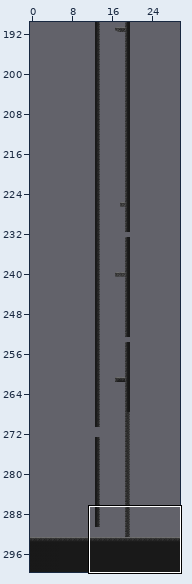
Tiled map -- tiled/levels/tree.tmx. Above: a wide view before the commit, with the close-up outlined.
Close-up. The starting point:
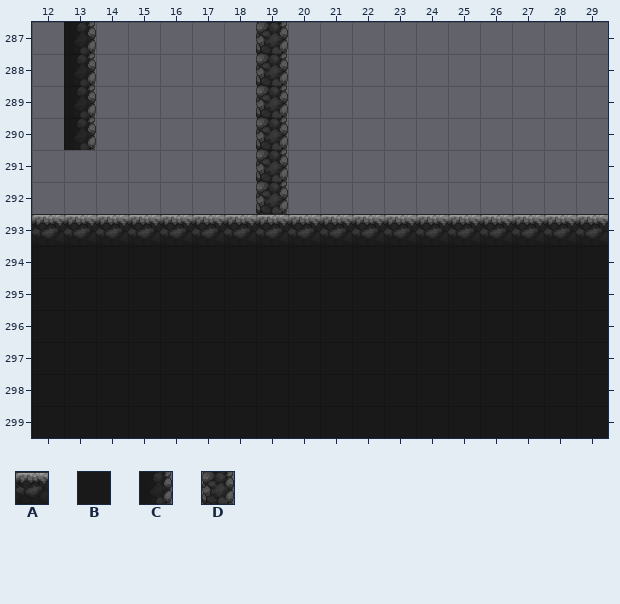
Cells are 32x32 px. Shown: x 12..29, y 287..299. The commit also changed other parts of the map, which this record leaves out.
Key: from "tiles": A 1, B 17, C 104, D 228.
_ is an empty cell.
Layers that did not change in this view are not listed.
Layer "Capa de patrones 1" before, first column x 12:
287 _C_____D__________
288 _C_____D__________
289 _C_____D__________
290 _C_____D__________
291 _______D__________
292 _______D__________
293 AAAAAAAAAAAAAAAAAA
294 BBBBBBBBBBBBBBBBBB
295 BBBBBBBBBBBBBBBBBB
296 BBBBBBBBBBBBBBBBBB
297 BBBBBBBBBBBBBBBBBB
298 BBBBBBBBBBBBBBBBBB
299 BBBBBBBBBBBBBBBBBB
After the commit:
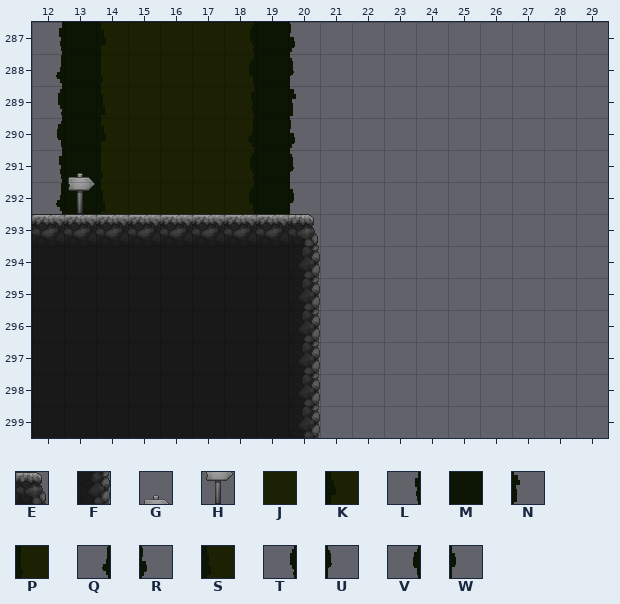
Further tiles: from "TX Tileset Ground": E 223, F 239; from "TX Village Props": G 12, H 44; from "tree": J 0, K 5, L 6, M 7, N 8, P 10, Q 11, R 13, S 15, T 16, U 18, V 21, W 23.
Tiles of an added or newly shown layer are drawn over the layers below it.
Changes in this commit:
{"where": "layer \"Capa de patrones 1\""}
{"y":287,"x":12,"old":"_C","new":"LM"}
{"y":287,"x":19,"old":"D_","new":"MR"}
{"y":288,"x":12,"old":"_C","new":"QM"}
{"y":288,"x":19,"old":"D_","new":"MU"}
{"y":289,"x":12,"old":"_C","new":"TM"}
{"y":289,"x":19,"old":"D_","new":"MN"}
{"y":290,"x":12,"old":"_C","new":"VM"}
{"y":290,"x":19,"old":"D_","new":"MR"}
{"y":291,"x":19,"old":"D_","new":"MU"}
{"y":292,"x":19,"old":"D_","new":"MW"}
{"y":293,"x":20,"old":"AAAAAAAAAA","new":"E_________"}
{"y":294,"x":20,"old":"BBBBBBBBBB","new":"F_________"}
{"y":295,"x":20,"old":"BBBBBBBBBB","new":"F_________"}
{"y":296,"x":20,"old":"BBBBBBBBBB","new":"F_________"}
{"y":297,"x":20,"old":"BBBBBBBBBB","new":"F_________"}
{"y":298,"x":20,"old":"BBBBBBBBBB","new":"F_________"}
{"y":299,"x":20,"old":"BBBBBBBBBB","new":"F_________"}
{"where": "layer \"background\" (added)"}
{"y":287,"x":14,"old":"_____","new":"KJJJJ"}
{"y":288,"x":14,"old":"_____","new":"PJJJJ"}
{"y":289,"x":14,"old":"_____","new":"SJJJJ"}
{"y":290,"x":14,"old":"_____","new":"KJJJJ"}
{"y":291,"x":13,"old":"______","new":"MPJJJJ"}
{"y":292,"x":13,"old":"______","new":"MSJJJJ"}
{"where": "layer \"background_2\" (added)"}
{"y":287,"x":18,"old":"_","new":"T"}
{"y":288,"x":18,"old":"_","new":"V"}
{"y":289,"x":18,"old":"_","new":"L"}
{"y":290,"x":18,"old":"_","new":"Q"}
{"y":291,"x":12,"old":"__","new":"LG"}
{"y":291,"x":18,"old":"_","new":"T"}
{"y":292,"x":12,"old":"__","new":"QH"}
{"y":292,"x":18,"old":"_","new":"V"}
{"label":"changed","picture_box":[56,22,608,438]}
